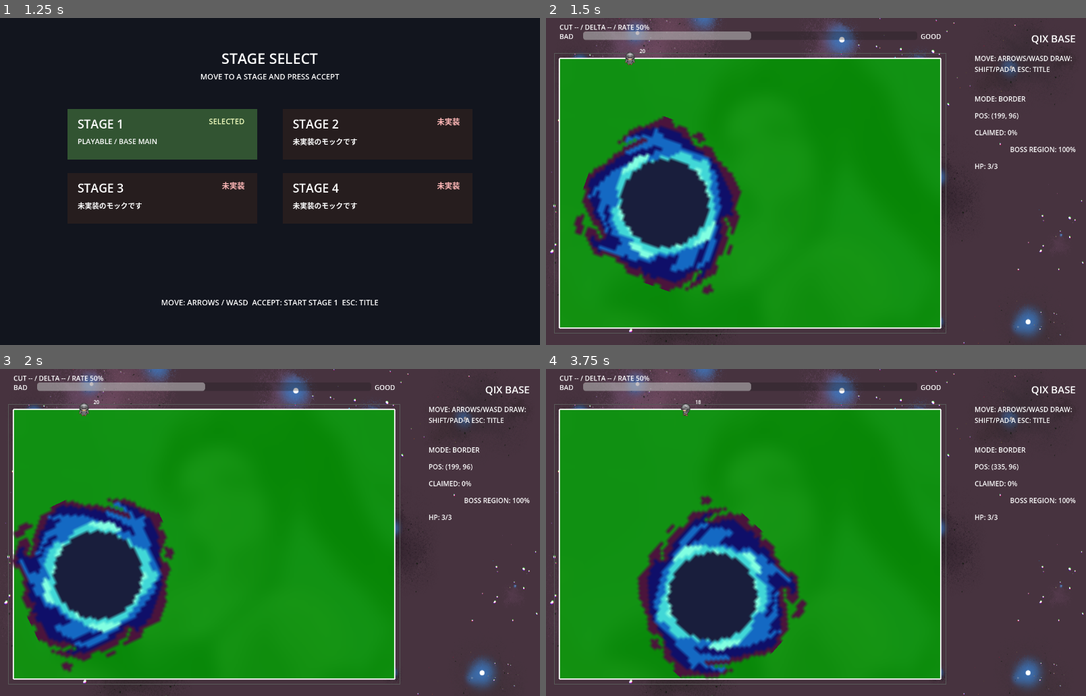
Above: before the commit, frames 1-4 (two rows, left to right).
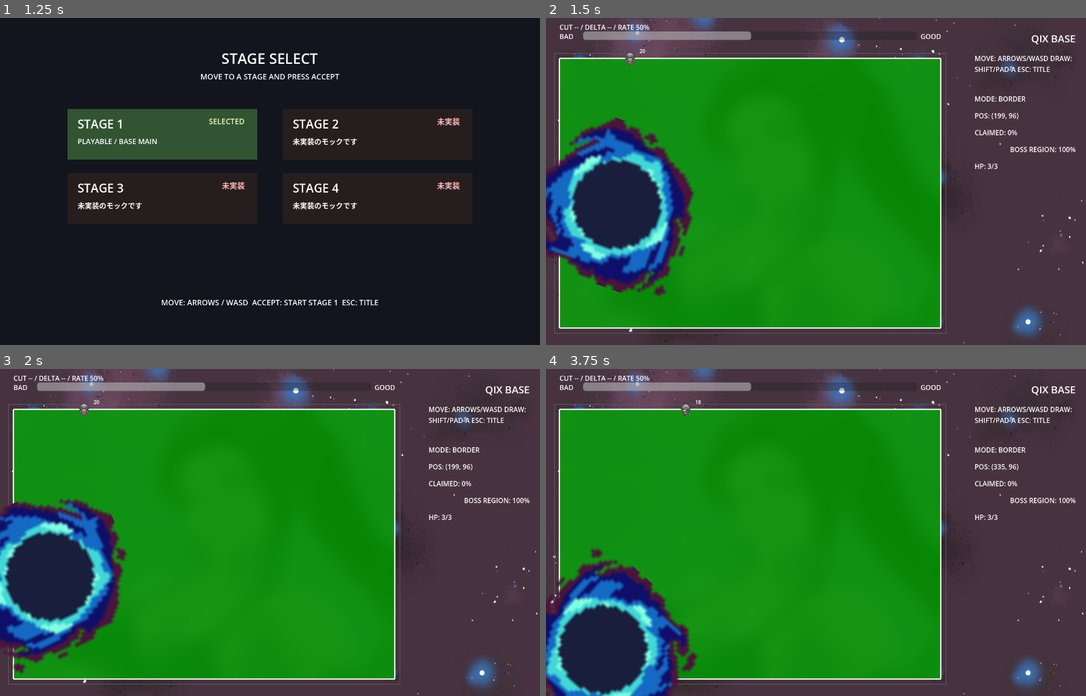
Above: after the commit, the same moments.

Repository: goenc/qix-project
Game: Godot game, scene res://scenes/title_main.tscn
The game is run twice, just before and just after one commit, with the same random seed, the same clock (stepped at 60 frames per second) and the same inputs.
Inputs (mouse positions are in pixels of both pictures, inside the frame that each line leads up to):
- Up to frame 1 (1.25 s): tap A at 0.5 s; move the mouse to (388, 165) at 0.52 s; hold Right (move_right) from 0.53 s (still down); tap Shift (qix_draw) at 0.6 s; click (388, 165) at 0.67 s; tap Space at 0.77 s
- Up to frame 2 (1.5 s): tap Enter (qix_start) at 1.25, 1.35 s; move the mouse to (708, 197) at 1.27 s; release Right (move_right) at 1.28 s; hold Down (move_down) from 1.28 s (still down)
- Up to frame 3 (2 s): keep holding Down (move_down); tap Space at 1.52 s
- Up to frame 4 (3.75 s): move the mouse to (870, 460) at 2.02 s; release Down (move_down) at 2.03 s; hold Right (move_right) 2.03-2.78 s; tap Shift (qix_draw) at 2.1, 3.6 s; move the mouse to (789, 597) at 2.77 s; hold Up (move_up) 2.78-3.53 s; tap Enter (qix_start) at 2.85 s; click (789, 597) at 2.92 s; tap Space at 3.02 s; move the mouse to (978, 581) at 3.52 s; hold Left (move_left) from 3.53 s (still down)

Frame 1 is identical in both runs. In frame 2, 14% of the frame differs, in the area x 0-37%, y 29-86%; in frame 3, 13%; in frame 4, 19%, in the area x 0-49%, y 38-100%.

Commit message:
QIX系の面先判定とボス領域判定を安定化
・ボス中心点ではなく論理半径を使う面先判定に変更
・ボスの見た目拡縮と面判定用サイズ参照を分離
・ボス領域ループの初手右向き除外を撤廃して閉路追跡を安定化
・ガイド矩形エントリの永続扱いをやめて再計算で更新されるよう修正
・headless起動確認とGUI起動確認を実施

Diff:
--- a/scripts/enemy/bbos.gd
+++ b/scripts/enemy/bbos.gd
@@ -32,11 +32,13 @@
 var velocity := Vector2.ZERO
 var direction_change_timer := 0.0
 var base_scale := Vector2.ONE
+var body_base_scale := Vector2.ONE
 var initial_collision_radius := 0.0
 var last_reported_position := Vector2(INF, INF)
 var corner_stuck_score := 0.0
 var corner_escape_cooldown := 0.0
 var last_corner_hit_position := Vector2(INF, INF)
+var logical_capture_radius := 0.0
 
 
 func _ready() -> void:
@@ -45,7 +47,10 @@
 	if is_instance_valid(pick_area):
 		pick_area.set_meta(&"debug_pick_owner", self)
 	base_scale = scale
+	if is_instance_valid(body):
+		body_base_scale = body.scale
 	initial_collision_radius = _get_effective_collision_radius()
+	logical_capture_radius = initial_collision_radius
 	initial_visual_diameter = _resolve_initial_visual_diameter()
 	_sync_size_to_viewport()
 	var viewport := get_viewport()
@@ -186,6 +191,14 @@
 	return active_outer_loop
 
 
+func get_logical_capture_radius() -> float:
+	return maxf(logical_capture_radius, 0.0)
+
+
+func get_partition_reference_diameter() -> float:
+	return get_logical_capture_radius() * 2.0
+
+
 func _on_viewport_size_changed() -> void:
 	_sync_size_to_viewport()
 
@@ -206,12 +219,11 @@
 
 	var base_diameter := viewport_height * VIEWPORT_BASE_DIAMETER_RATIO
 	var diameter_ratio := maxf(MIN_BOSS_REGION_DIAMETER_RATIO, boss_region_ratio)
-	var min_visual_scale := (base_diameter * MIN_BOSS_REGION_DIAMETER_RATIO) / initial_visual_diameter
 	var target_diameter := base_diameter * diameter_ratio
 	var visual_scale := target_diameter / initial_visual_diameter
-	min_collision_radius = initial_collision_radius * min_visual_scale
-	scale = base_scale * visual_scale
-	set_collision_radius(initial_collision_radius * visual_scale)
+	scale = base_scale
+	if is_instance_valid(body):
+		body.scale = body_base_scale * visual_scale
 
 
 func _resolve_initial_visual_diameter() -> float:
--- a/scripts/game/services/base_main_boss_region_service.gd
+++ b/scripts/game/services/base_main_boss_region_service.gd
@@ -487,8 +487,6 @@
 		if step_direction.length_squared() <= epsilon * epsilon:
 			continue
 		step_direction = step_direction.normalized()
-		if is_start_step and step_direction.dot(Vector2.RIGHT) > 1.0 - 0.001:
-			continue
 
 		candidate_steps.append({
 			"found": true,
@@ -582,6 +580,10 @@
 
 func _get_partition_fill_target_boss_diameter() -> float:
 	if is_instance_valid(_main.bbos):
+		if _main.bbos.has_method("get_partition_reference_diameter"):
+			return maxf(float(_main.bbos.call("get_partition_reference_diameter")), 0.0)
+		if _main.bbos.has_method("get_logical_capture_radius"):
+			return maxf(float(_main.bbos.call("get_logical_capture_radius")), 0.0) * 2.0
 		if _main.bbos.has_method("_get_effective_collision_radius"):
 			return maxf(float(_main.bbos.call("_get_effective_collision_radius")), 0.0) * 2.0
 		if _main.bbos.has_method("get"):
--- a/scripts/game/services/base_main_capture_service.gd
+++ b/scripts/game/services/base_main_capture_service.gd
@@ -61,6 +61,19 @@
 	return _main.current_outer_loop[0]
 
 
+func _get_boss_selection_radius() -> float:
+	if is_instance_valid(_main.bbos):
+		if _main.bbos.has_method("get_logical_capture_radius"):
+			return maxf(float(_main.bbos.call("get_logical_capture_radius")), 0.0)
+		if _main.bbos.has_method("_get_effective_collision_radius"):
+			return maxf(float(_main.bbos.call("_get_effective_collision_radius")), 0.0)
+		if _main.bbos.has_method("get"):
+			return maxf(float(_main.bbos.get("collision_radius")), 0.0)
+	if is_instance_valid(_main.boss) and _main.boss.has_method("get"):
+		return maxf(float(_main.boss.get("collision_radius")), 0.0)
+	return 0.0
+
+
 func _build_capture_candidate_loops(trail_points: PackedVector2Array, epsilon: float) -> Array[Dictionary]:
 	return PlayfieldBoundary.split_outer_loop_by_trail(
 		_main.current_outer_loop,
@@ -73,7 +86,75 @@
 func _select_boss_side_loop(candidate_loops: Array[Dictionary], epsilon: float) -> int:
 	_main._sync_boss_marker()
 	var selection_point := _get_boss_selection_point()
-	return PlayfieldBoundary.select_loop_containing_point(candidate_loops, selection_point, epsilon)
+	var selection_radius := _get_boss_selection_radius()
+	var selected_index := -1
+	var best_circle_fit := false
+	var best_contains_point := false
+	var best_push_distance := INF
+	var best_area := -INF
+
+	for index in range(candidate_loops.size()):
+		var loop: PackedVector2Array = candidate_loops[index].get("loop", PackedVector2Array())
+		if loop.size() < 3:
+			continue
+
+		var contains_circle := (
+			selection_radius > epsilon
+			and PlayfieldBoundary.can_circle_center_fit(loop, selection_point, selection_radius, epsilon)
+		)
+		var contains_point := Geometry2D.is_point_in_polygon(selection_point, loop) or PlayfieldBoundary.is_point_on_loop(loop, selection_point, epsilon)
+		var push_target := (
+			PlayfieldBoundary.ensure_circle_center_inside(loop, selection_point, selection_radius, epsilon)
+			if selection_radius > epsilon
+			else PlayfieldBoundary.ensure_point_inside(loop, selection_point, epsilon)
+		)
+		var push_distance := selection_point.distance_to(push_target)
+		var area := float(candidate_loops[index].get("area", -1.0))
+		if area < 0.0:
+			area = PlayfieldBoundary.polygon_area(loop)
+
+		if selected_index == -1:
+			selected_index = index
+			best_circle_fit = contains_circle
+			best_contains_point = contains_point
+			best_push_distance = push_distance
+			best_area = area
+			continue
+
+		if contains_circle != best_circle_fit:
+			if contains_circle:
+				selected_index = index
+				best_circle_fit = contains_circle
+				best_contains_point = contains_point
+				best_push_distance = push_distance
+				best_area = area
+			continue
+
+		if contains_point != best_contains_point:
+			if contains_point:
+				selected_index = index
+				best_circle_fit = contains_circle
+				best_contains_point = contains_point
+				best_push_distance = push_distance
+				best_area = area
+			continue
+
+		if push_distance < best_push_distance - epsilon:
+			selected_index = index
+			best_circle_fit = contains_circle
+			best_contains_point = contains_point
+			best_push_distance = push_distance
+			best_area = area
+			continue
+
+		if is_equal_approx(push_distance, best_push_distance) and area > best_area + epsilon:
+			selected_index = index
+			best_circle_fit = contains_circle
+			best_contains_point = contains_point
+			best_push_distance = push_distance
+			best_area = area
+
+	return selected_index
 
 
 func _apply_retained_capture_loop(retained_candidate: Dictionary) -> void:
--- a/scripts/game/services/base_main_guide_partition_fill_entry_service.gd
+++ b/scripts/game/services/base_main_guide_partition_fill_entry_service.gd
@@ -313,7 +313,6 @@
 		"left_interval_key": left_interval_key,
 		"right_interval_key": right_interval_key,
 		"pair_key": _build_guide_partition_pair_key(left_interval_key, right_interval_key),
-		"persist": true,
 		"left_guide_key": left_guide_key,
 		"right_guide_key": right_guide_key,
 		"rect": rect
@@ -326,11 +325,10 @@
 	if pair_key.is_empty():
 		return
 	entry["pair_key"] = pair_key
-	if _is_guide_partition_fill_entry_persistent(entry):
-		var entry_key := BaseMainGuideCommon.stringify_value(entry.get("entry_key", ""), "")
-		if entry_key.is_empty():
-			entry_key = _allocate_guide_partition_fill_entry_key(partition_state, pair_key)
-			entry["entry_key"] = entry_key
+	var entry_key := BaseMainGuideCommon.stringify_value(entry.get("entry_key", ""), "")
+	if entry_key.is_empty():
+		entry_key = _allocate_guide_partition_fill_entry_key(partition_state, pair_key)
+		entry["entry_key"] = entry_key
 	var entry_index := _find_guide_partition_fill_entry_index(partition_state, entry)
 	if entry_index >= 0:
 		guide_partition_fill_entries[entry_index] = entry
@@ -382,10 +380,6 @@
 	return "%s#%d" % [pair_key, int(partition_state.get("guide_partition_fill_entry_key_sequence", 0))]
 
 
-func _is_guide_partition_fill_entry_persistent(entry: Dictionary) -> bool:
-	return bool(entry.get("persist", true))
-
-
 func _remove_guide_partition_fill_entries_for_guide_interval(
 	partition_state: Dictionary,
 	guide: Dictionary,
@@ -398,8 +392,6 @@
 		return
 	for index in range(guide_partition_fill_entries.size() - 1, -1, -1):
 		var entry: Dictionary = guide_partition_fill_entries[index]
-		if _is_guide_partition_fill_entry_persistent(entry):
-			continue
 		var left_interval_key := BaseMainGuideCommon.stringify_value(entry.get("left_interval_key", ""), "")
 		var right_interval_key := BaseMainGuideCommon.stringify_value(entry.get("right_interval_key", ""), "")
 		if left_interval_key == interval_key or right_interval_key == interval_key:
@@ -450,8 +442,6 @@
 	var guide_partition_fill_entries: Array[Dictionary] = partition_state.get("guide_partition_fill_entries", [])
 	for index in range(guide_partition_fill_entries.size() - 1, -1, -1):
 		var entry: Dictionary = guide_partition_fill_entries[index]
-		if _is_guide_partition_fill_entry_persistent(entry):
-			continue
 		if !_guide_partition_entry_has_active_vertical_guides(entry, active_vertical_guides_by_interval_key):
 			guide_partition_fill_entries.remove_at(index)
 			continue
--- a/scripts/game/services/base_main_guide_service.gd
+++ b/scripts/game/services/base_main_guide_service.gd
@@ -191,6 +191,10 @@
 
 func _get_partition_fill_target_boss_diameter() -> float:
 	if is_instance_valid(_main.bbos):
+		if _main.bbos.has_method("get_partition_reference_diameter"):
+			return maxf(float(_main.bbos.call("get_partition_reference_diameter")), 0.0)
+		if _main.bbos.has_method("get_logical_capture_radius"):
+			return maxf(float(_main.bbos.call("get_logical_capture_radius")), 0.0) * 2.0
 		if _main.bbos.has_method("_get_effective_collision_radius"):
 			return maxf(float(_main.bbos.call("_get_effective_collision_radius")), 0.0) * 2.0
 		if _main.bbos.has_method("get"):
Not shown, changed: runtime/commit_message.md
